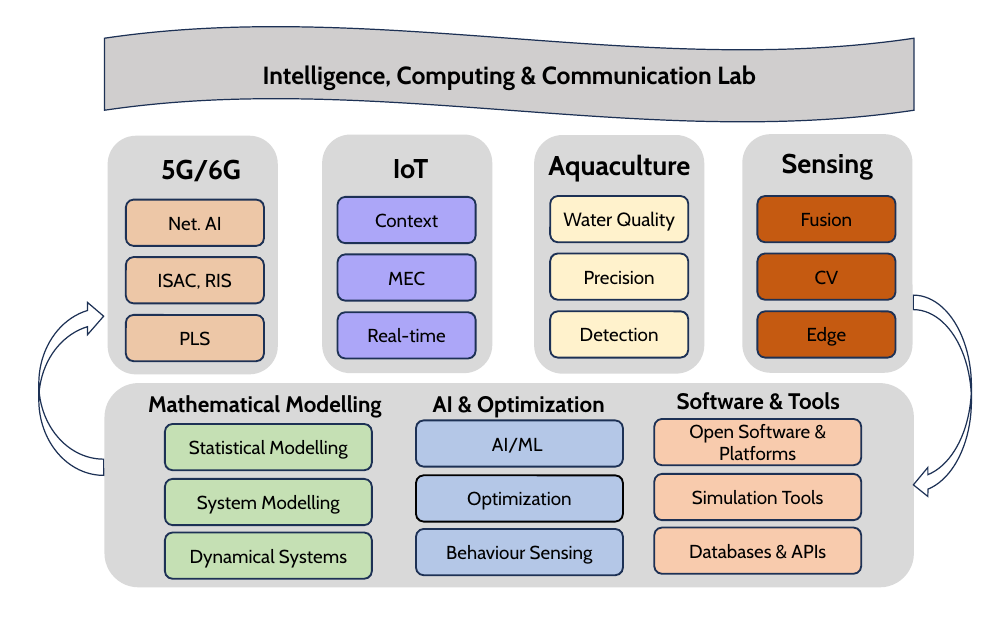
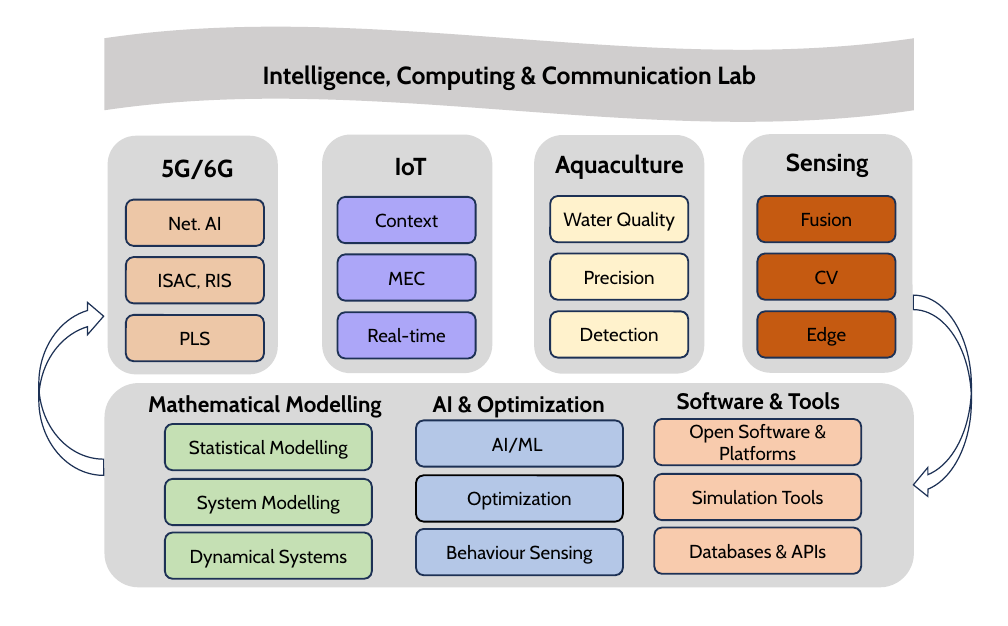
Before and after one commit to icclabo/icclabo.github.io, a slide deck: slide 1 of img/Framework.pptx. Drawn at 1008x626 pixels with LibreOffice and Linux fonts; fonts in the diff are those of the drawing. Boxes give left, top, right and bottom in pixels: in the first picture for what was removed or moved away, otherwise in the second. Text is boxed around its words. In the diff, an @@ line names an element or a change of style, - is before the commit and + after.

```diff
--- a/img/Framework.pptx
+++ b/img/Framework.pptx
@@ wave "Intelligence, Computing & Communication Lab" at (104, 26, 914, 123): outline #1E3256 1 pt to none @@
@@ size 22 to 20 pt in 4 elements at (555, 154, 684, 179), (786, 153, 869, 176), (161, 159, 233, 179), (395, 158, 427, 176) @@
```
Also in this commit, not shown: 6 other files.
